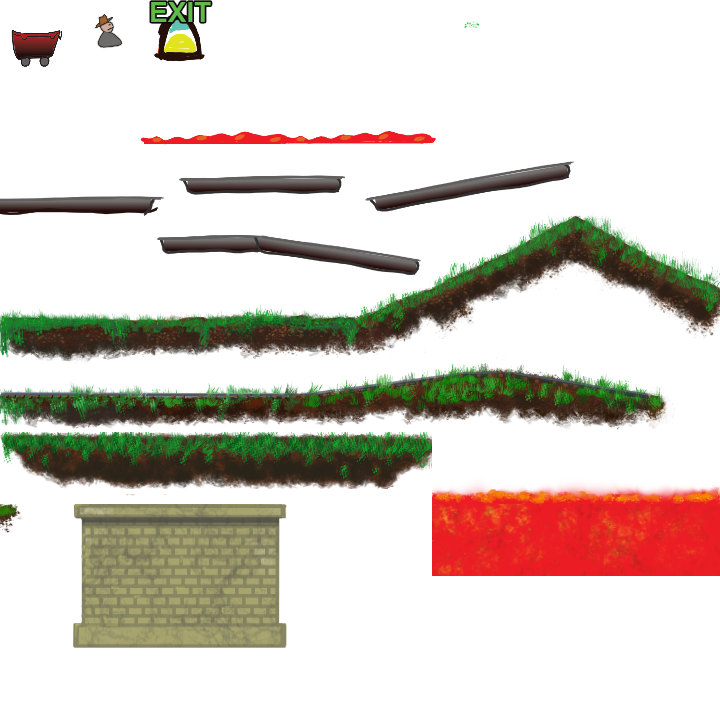
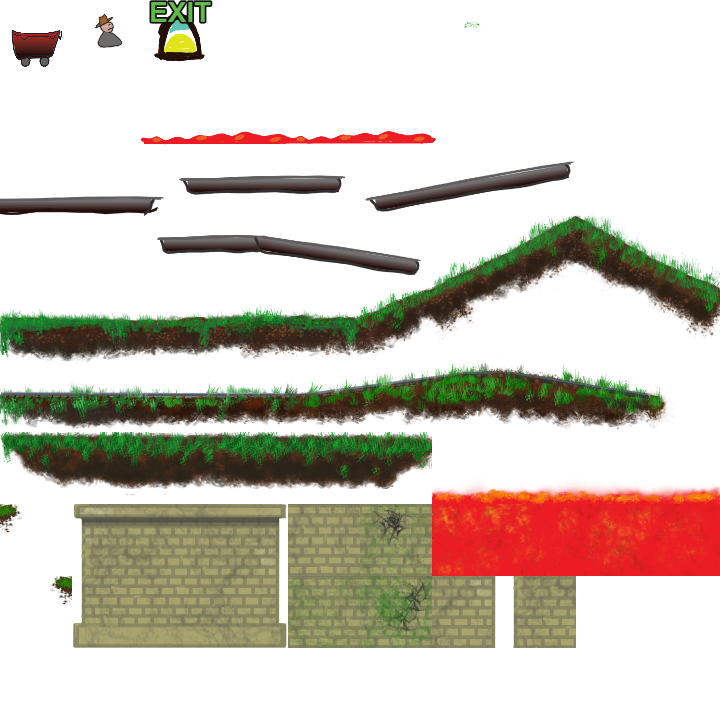
The second 720px x 720px image is a revision of the first. Changes to its layers:
added layer "Projection" (1st of 3) above "Projection" over [448, 576, 576, 648]
added layer "Projection" (2nd of 3) above "End right" over [384, 512, 576, 648]
added layer "End right" above "Ruins" over [1, 576, 72, 606]
added layer "Copy of Projection Merged" in group "Ruins" over [288, 504, 496, 648]
added layer "Copy of Projection" (1st of 2, in "Ruins") in group "Ruins" over [288, 504, 448, 648]
added layer "Copy of Projection" (2nd of 2, in "Ruins") in group "Ruins" over [288, 504, 576, 648]
added layer "Projection" (3rd of 3, in "Ruins") in group "Ruins" over [288, 504, 448, 648]
painted on "Paint Layer 2" over [64, 504, 320, 648]
painted on "Paint Layer 2 Merged" over [64, 512, 320, 640]
painted on "Paint Layer 1" over [64, 504, 320, 648]
